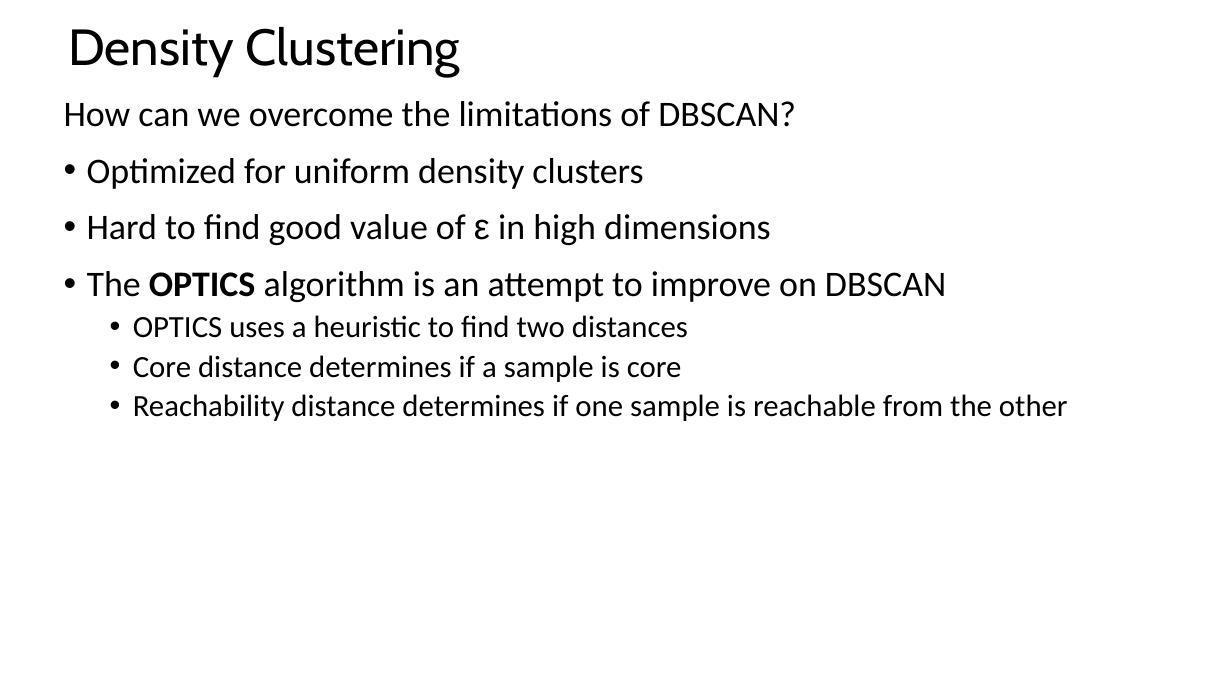
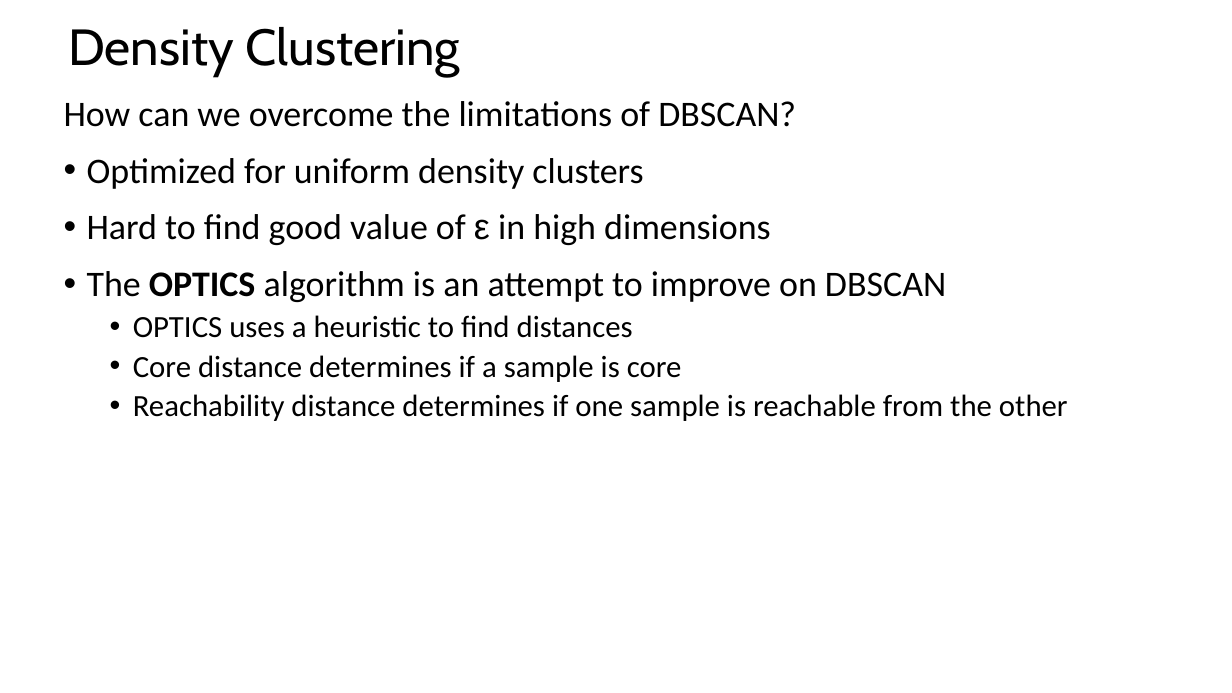
Before and after one commit to StephenElston/CSCI-E-108, a slide deck: slide 26 of slides/10_IntroductionToClustering_Part2.pptx. Drawn at 1232x693 pixels with LibreOffice and Linux fonts; fonts in the diff are those of the drawing. Boxes give left, top, right and bottom in pixels: in the first picture for what was removed or moved away, otherwise in the second. Text is boxed around its words. In the diff, an @@ line names an element or a change of style, - is before the commit and + after.

Commit message:
Fixed small typos in slides

```diff
--- a/slides/10_IntroductionToClustering_Part2.pptx
+++ b/slides/10_IntroductionToClustering_Part2.pptx
@@ text at bbox=[133, 315, 633, 338]: text changed @@
-  • OPTICS uses a heuristic to find two distances
+  • OPTICS uses a heuristic to find distances
```
Also in this commit, not shown: 1 other slide changed.
